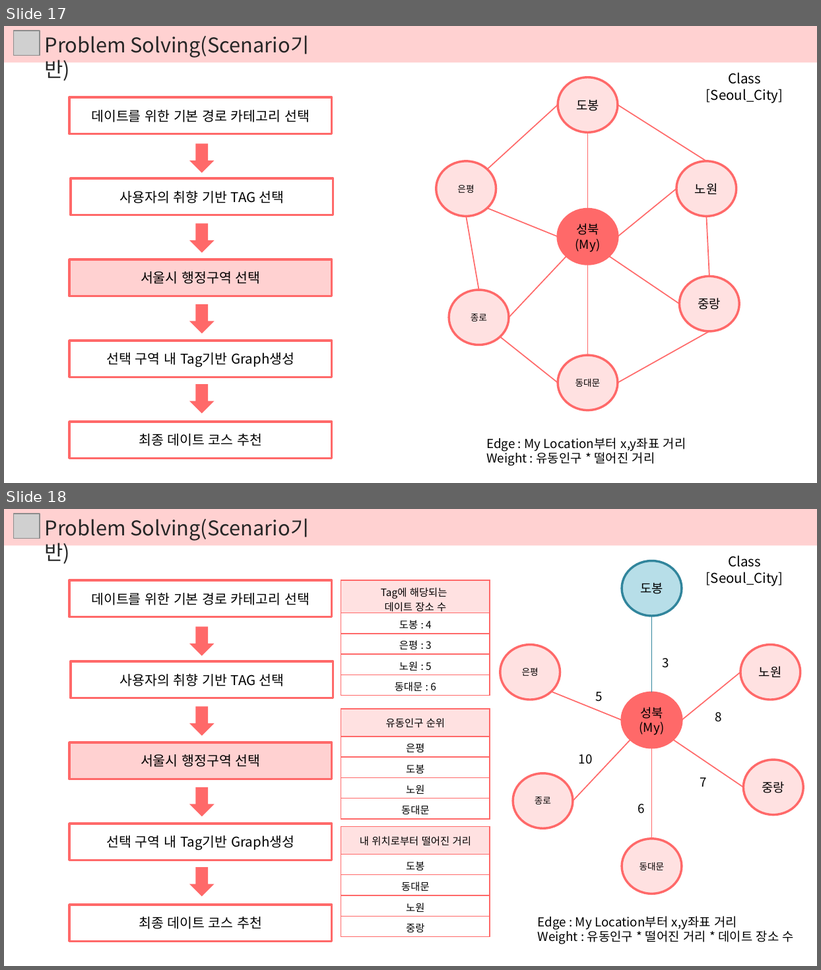
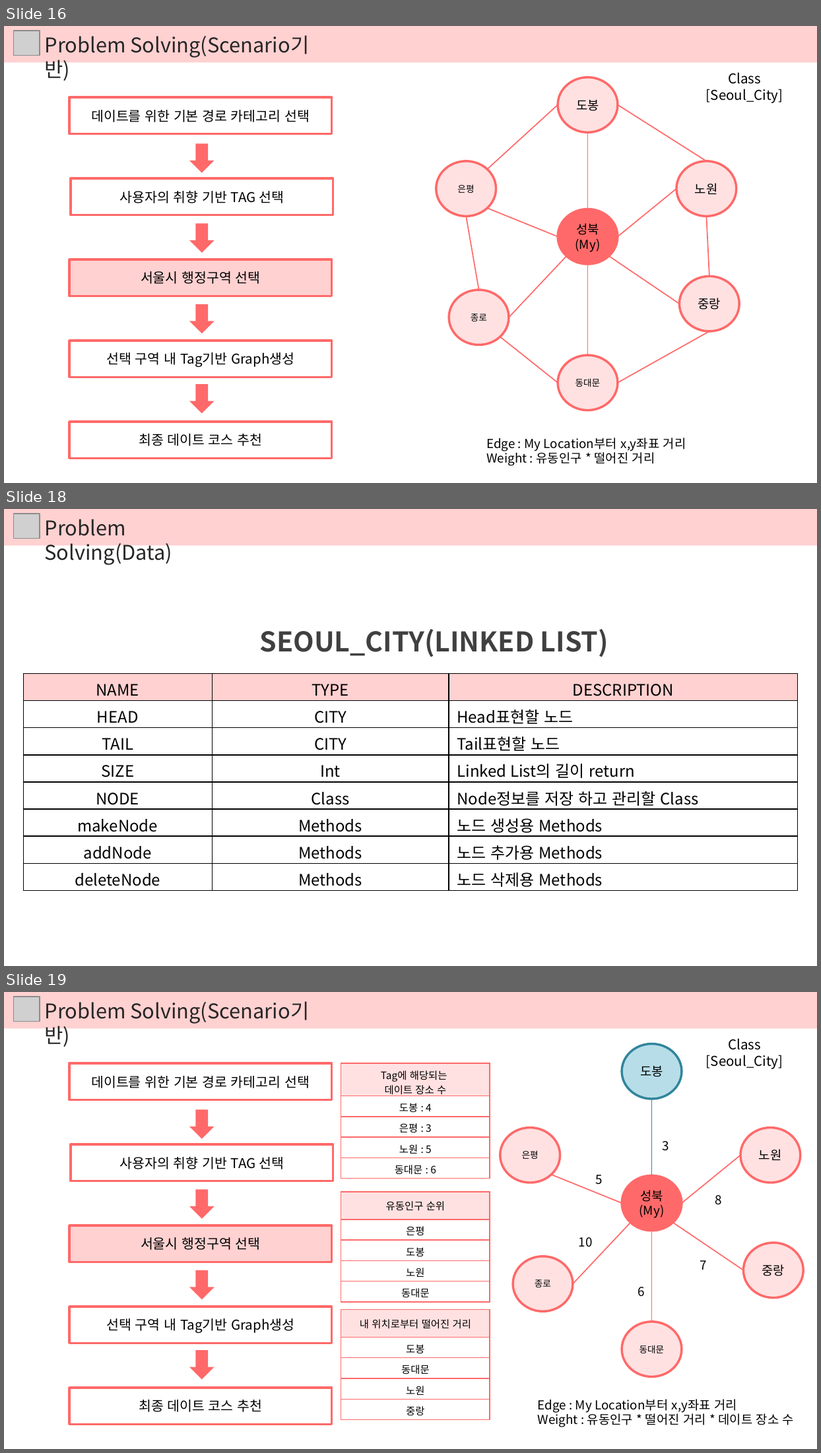
Before and after one commit to DokyeongKwon/DataStructureDesign-2018-2, a slide deck: 02. Problem Solving/서울 데이트 코스 추천 Problem Solving.pptx. Shown one above the other, each under a label of ours: slides 17 and 18 before the commit, slides 16, 18 and 19 after it; the slides between them are not shown. The pictures are 821x970 and 821x1453 pixels, drawn with LibreOffice and Linux fonts; fonts in the diff are those of the drawing; grey boxes stand for pictures. Boxes give left, top, right and bottom in pixels: in the first picture for what was removed or moved away, otherwise in the second. Text is boxed around its words. In the diff, an @@ line names an element or a change of style, - is before the commit and + after.

```diff
--- a/02. Problem Solving/서울 데이트 코스 추천 Problem Solving.pptx
+++ b/02. Problem Solving/서울 데이트 코스 추천 Problem Solving.pptx
@@ slide 18 added at bbox=[4, 509, 817, 966], background #FFFFFF @@
@@ rectangle added at bbox=[4, 509, 817, 545], fill #FFD1D1 @@
@@ picture added at bbox=[14, 514, 40, 539] @@
@@ text added at bbox=[45, 519, 172, 565], 18 pt, text #262626 @@
+Problem Solving(Data)
@@ text added at bbox=[260, 629, 609, 657], 24 pt, text #404040, bold @@
+SEOUL_CITY(LINKED LIST)
@@ table added at bbox=[24, 673, 797, 890], 8 rows, 3 columns @@
+NAME | TYPE | DESCRIPTION
+HEAD | CITY | Head표현할 노드
+TAIL | CITY | Tail표현할 노드
+SIZE | Int | Linked List의 길이 return
+NODE | Class | Node정보를 저장 하고 관리할 Class
+makeNode | Methods | 노드 생성용 Methods
+addNode | Methods | 노드 추가용 Methods
+deleteNode | Methods | 노드 삭제용 Methods
@@ what was slide 17 is now slide 16 @@
@@ what was slide 18 is now slide 19 @@
```
Also in this commit, not shown: 10 slides changed, 3 other slides added.
